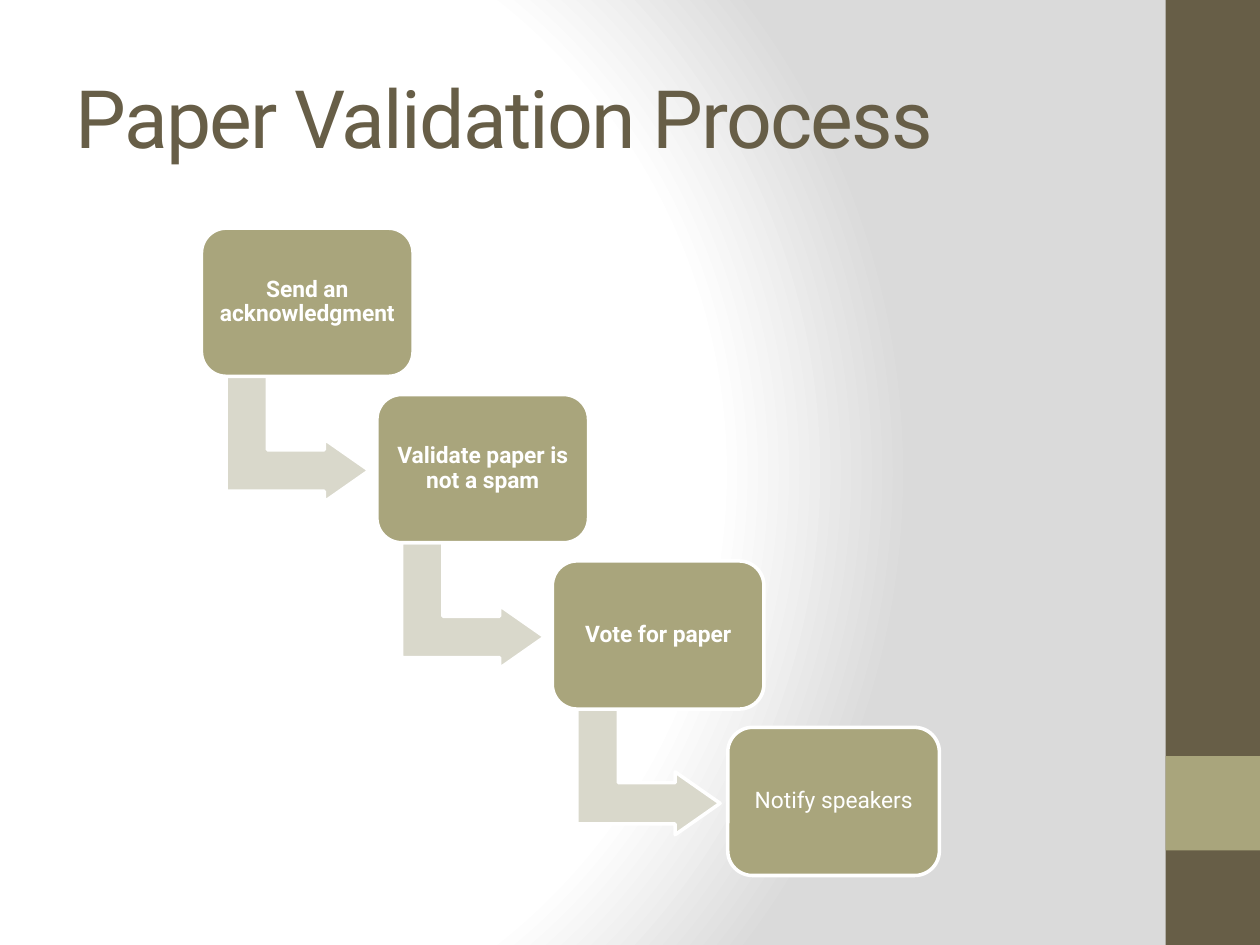
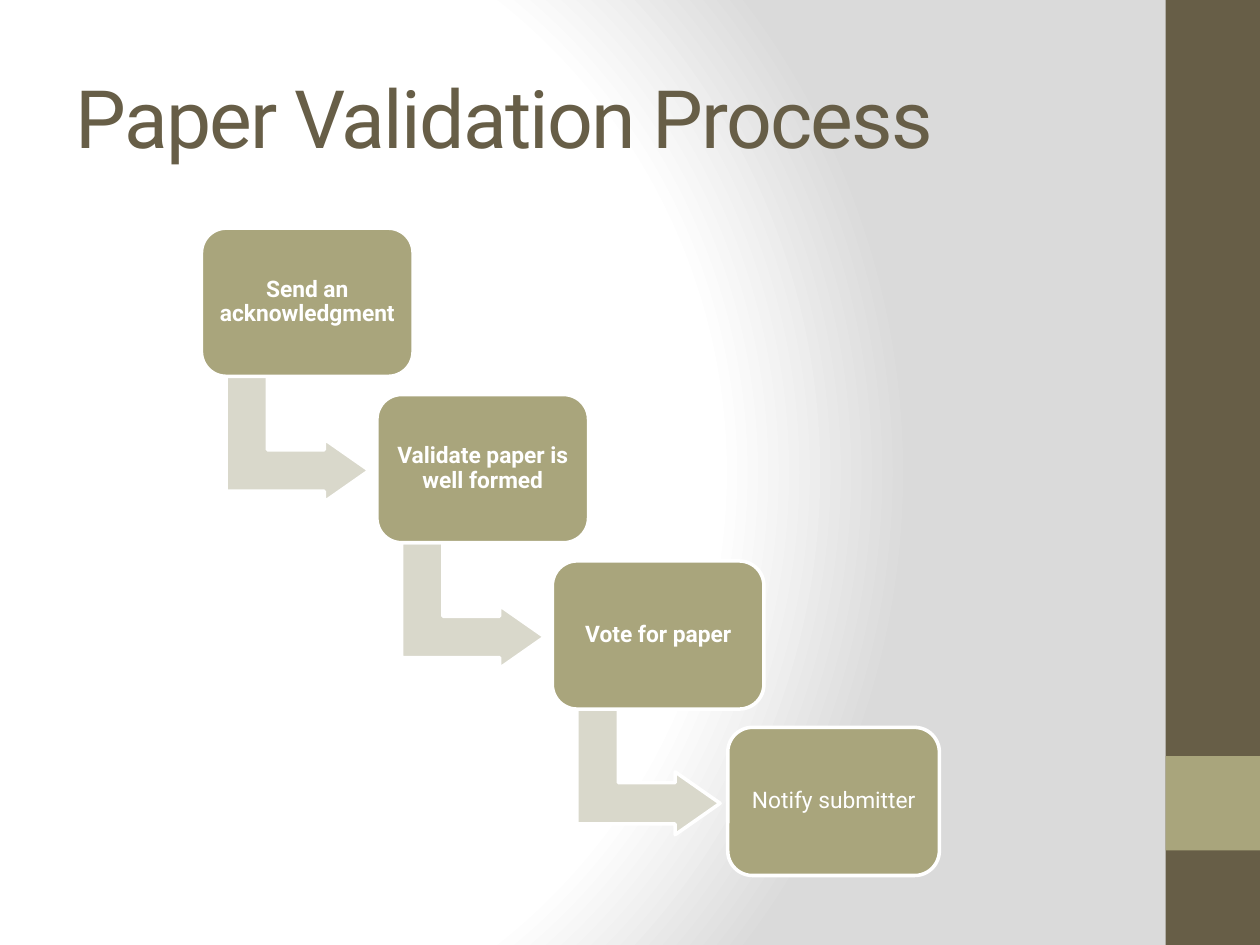
Before and after one commit to bouquetf/call-for-paper, a slide deck: slide 12 of slides/slides.pptx. Drawn at 1260x945 pixels with LibreOffice and Linux fonts; fonts in the diff are those of the drawing. Boxes give left, top, right and bottom in pixels: in the first picture for what was removed or moved away, otherwise in the second. Text is boxed around its words. In the diff, an @@ line names an element or a change of style, - is before the commit and + after.

```diff
--- a/slides/slides.pptx
+++ b/slides/slides.pptx
@@ text at (x1=397, y1=446, x2=568, y2=488): text changed @@
-Validate paper is not a spam
+Validate paper is well formed
@@ text at (x1=752, y1=791, x2=915, y2=813): text changed @@
-Notify speakers
+Notify submitter
```
Also in this commit, not shown: 2 other slides changed, 7 slides added, 1 slide removed.
